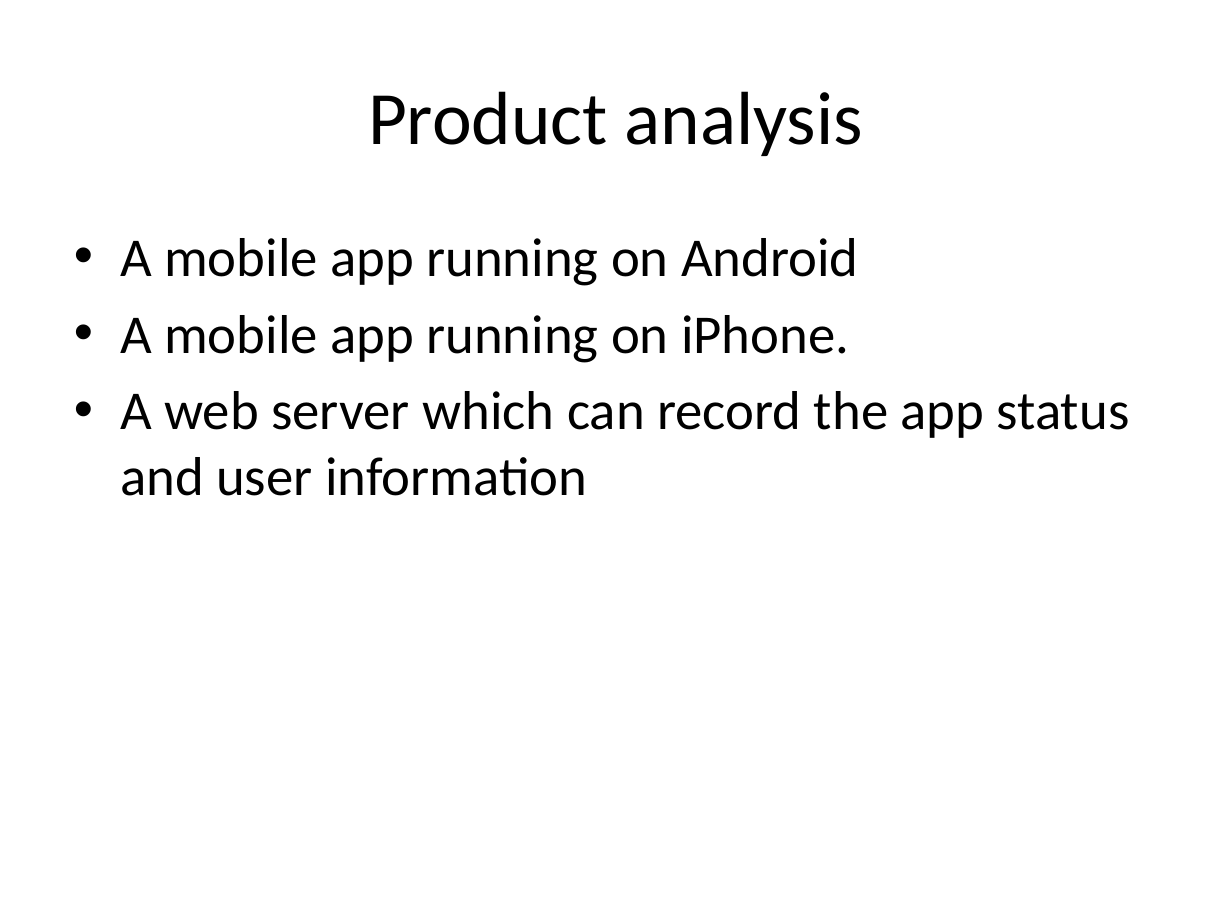
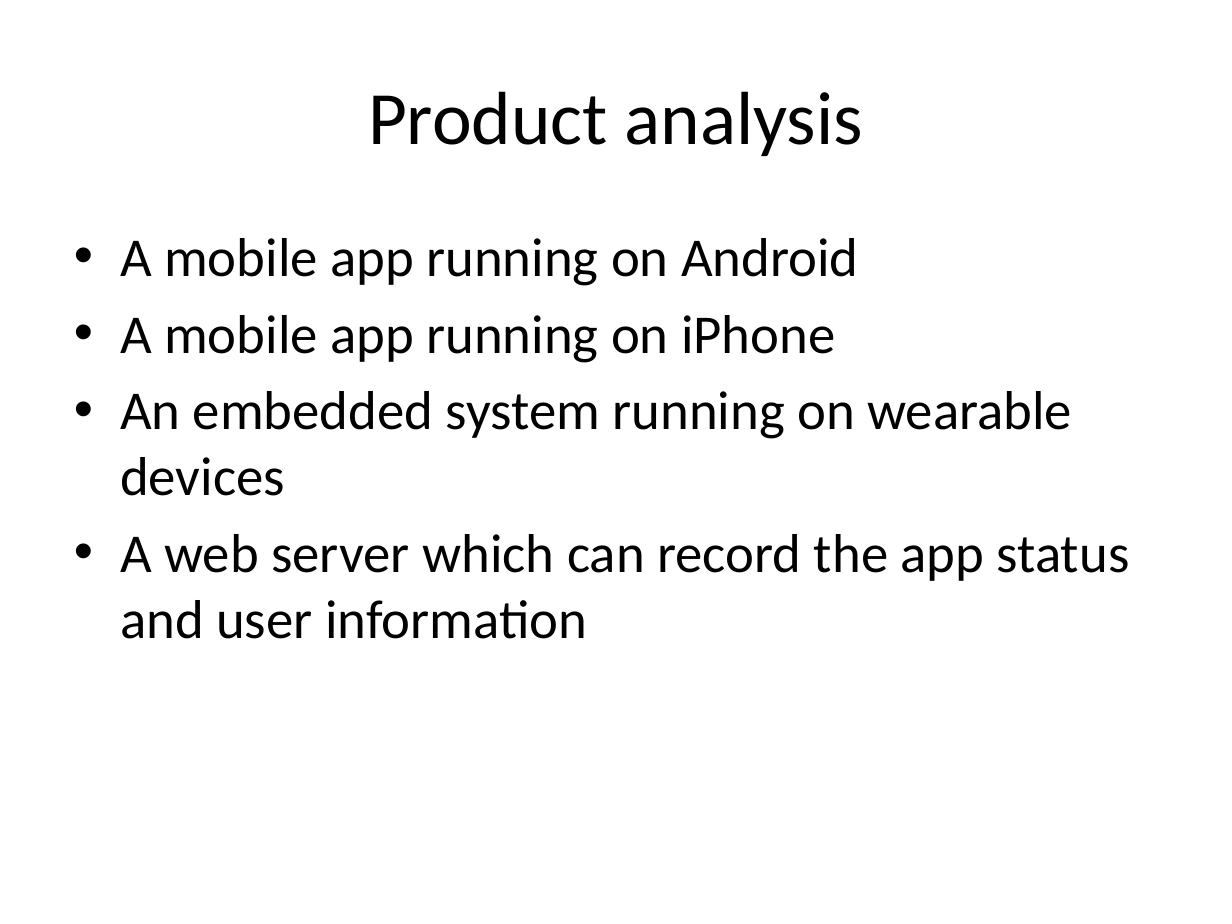
Before and after one commit to runningproject/documents, a slide deck: slide 8 of projectplan.pptx (slide 7 before the commit). Drawn at 1232x924 pixels with LibreOffice and Linux fonts; fonts in the diff are those of the drawing. Boxes give left, top, right and bottom in pixels: in the first picture for what was removed or moved away, otherwise in the second. Text is boxed around its words. In the diff, an @@ line names an element or a change of style, - is before the commit and + after.

```diff
--- a/projectplan.pptx
+++ b/projectplan.pptx
@@ text at <box>120,315,1072,496</box>: text changed @@
-• A mobile app running on iPhone.
+• A mobile app running on iPhone
+• An embedded system running on wearable devices
```
Also in this commit, not shown: 5 other slides changed, 4 slides added, 1 other file.
